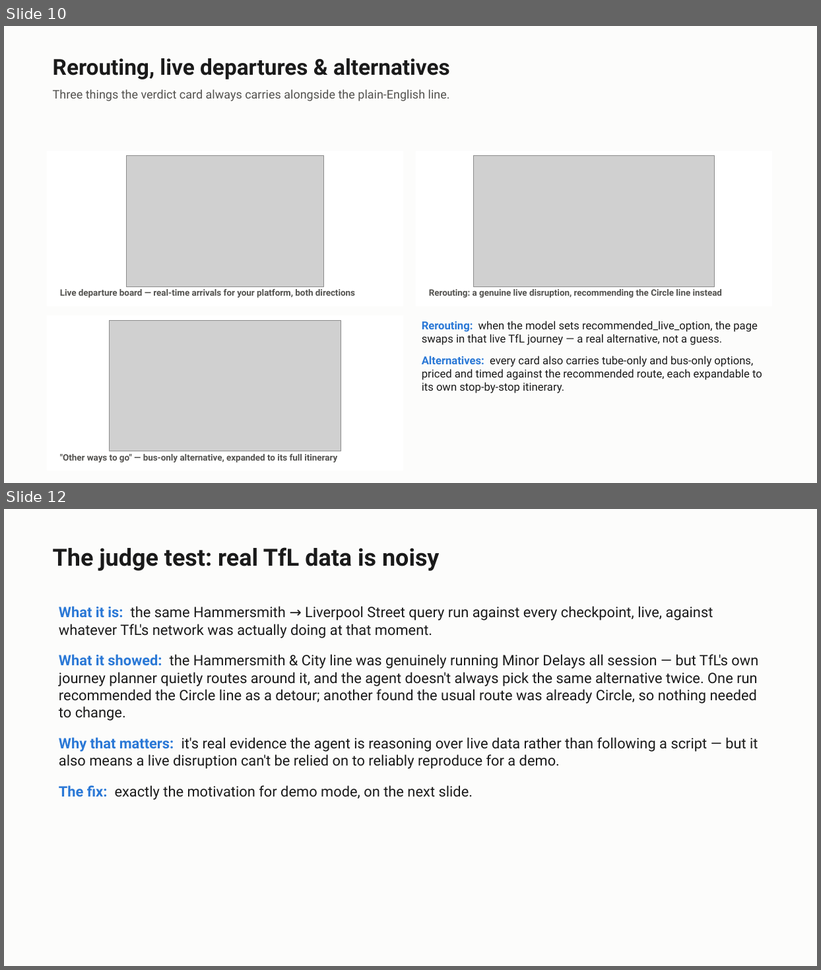
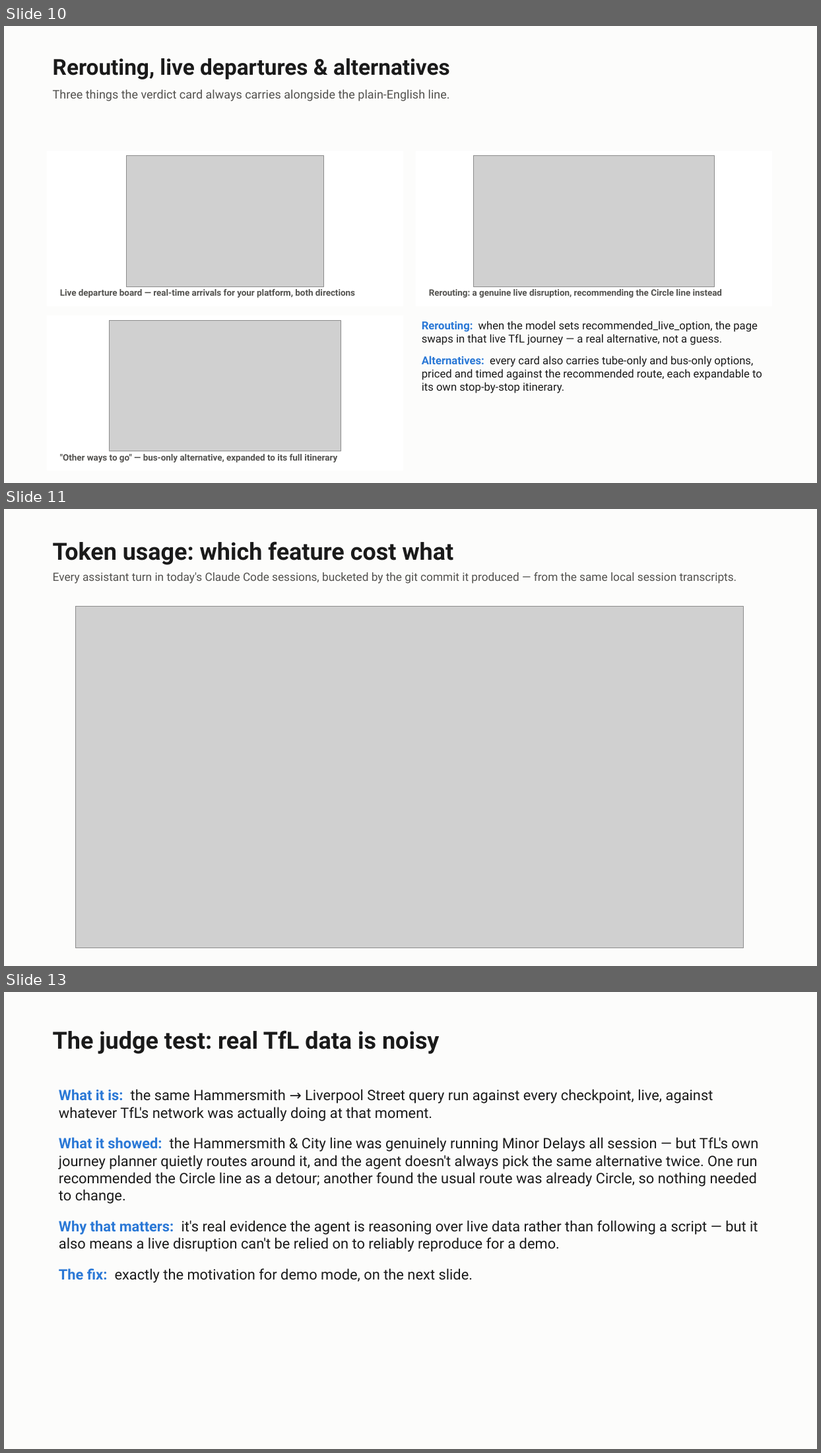
Before and after one commit to caleb-lim-ncino/Reroute, a slide deck: Reroute_progress.pptx. Shown one above the other, each under a label of ours: slides 10 and 12 before the commit, slides 10, 11 and 13 after it; the slides between them are not shown. The pictures are 821x970 and 821x1453 pixels, drawn with LibreOffice and Linux fonts; fonts in the diff are those of the drawing; grey boxes stand for pictures. Boxes give left, top, right and bottom in pixels: in the first picture for what was removed or moved away, otherwise in the second. Text is boxed around its words. In the diff, an @@ line names an element or a change of style, - is before the commit and + after.

Commit message:
Update progress deck: per-commit/feature token usage breakdown
Replaces the single time-bucketed usage chart with a horizontal bar
chart showing tokens, cost, and call count per commit/feature, plus
a rerouting/live-departures/alternatives showcase slide.

```diff
--- a/Reroute_progress.pptx
+++ b/Reroute_progress.pptx
@@ slide 11 added at (x1=4, y1=509, x2=817, y2=966), background #FFFFFF @@
@@ rectangle added at (x1=4, y1=509, x2=817, y2=966), fill #FCFCFB @@
@@ text added at (x1=53, y1=541, x2=453, y2=565), 28 pt, text #1A1A1A, bold @@
+Token usage: which feature cost what
@@ text added at (x1=53, y1=572, x2=737, y2=584), 13.5 pt, text #52514E @@
+Every assistant turn in today's Claude Code sessions, bucketed by the git commit it produced — from the same local session transcripts.
@@ picture added at (x1=76, y1=607, x2=744, y2=948) @@
@@ what was slide 12 is now slide 13 @@
```
Also in this commit, not shown: 1 slide changed.
